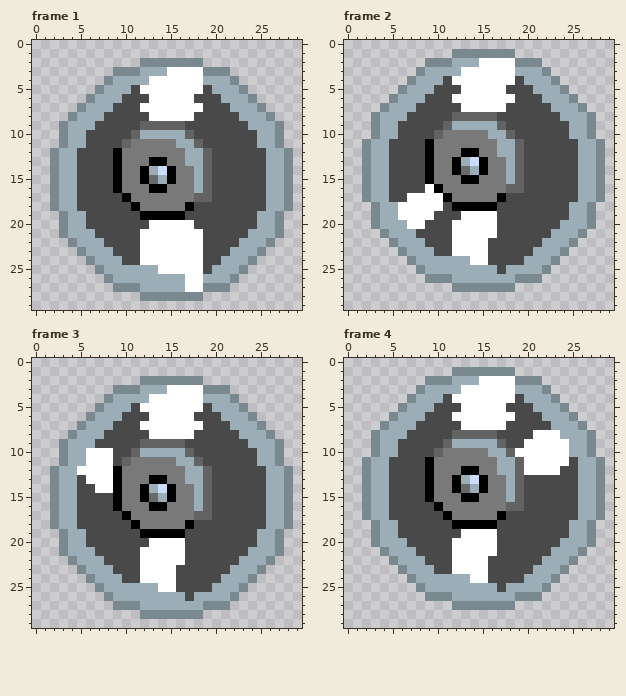
Pixel-art file: Assets/Sprites/buzzsaw.aseprite. Above, as it was before the edit.
30x30 pixels, 6 frames. Shown: frame 1, frame 2, frame 3, frame 4. The commit also changed other frames, which this record leaves out.
Once edited:
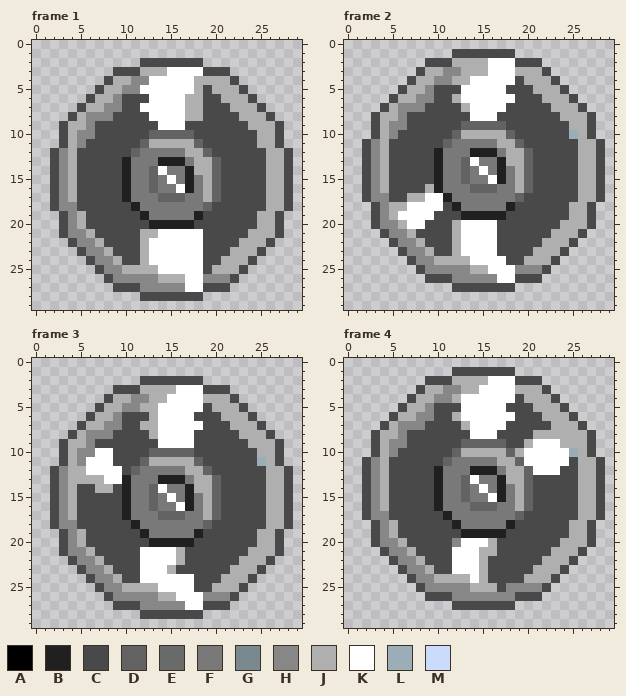
Palette (. is transparent): A #000000  B #202020  C #494949  D #636363  E #696a6a  F #797979  G #7a8890  H #878787  J #afafaf  K #ffffff  L #9badb7  M #cbdbfc
Edits made:
Changed rows in their new state; - is an unchanged pixel.
Frame 1:
first column x 2:
 2 ----------CCCCCCC----------
 3 -------CCCJJJ----CCC-------
 4 ------CJJHH-----JJJJC------
 5 -----CJJHH------J-JJJC-----
 6 ----CJJH-------JJ--JJJC----
 7 ---CJJHH-------JJ---JJJC---
 8 --CJHHH--------JJ----JJJC--
 9 -CJJH-----CCKKK-------JJJC-
10 -CJHH----CCDDDD--------JJC-
11 -CJH----CCDJJJJJ-------JJC-
12 CHJ----CCD-----JJ-------JJC
13 CHJ----CB--FBBBFJJD-----JJC
14 CHJ----CB-FDKF-BJJD-----JJC
15 CHJ----CB-FDFK-BFJD-----JJC
16 CHJ----CB--DF-KBFJD-----JJC
17 CHJ-----B---DDD-FJD-----JJC
18 CHH------B-----FFD------JJC
19 -CHJ------BFFFFFB------JJC-
20 -CHJ-------BBBBB-------JJC-
21 -CHHJ-----JJ----------JJJC-
22 --CHHJ----J----------JJJC--
23 ---CHHJ---J---------JJJC---
24 ----CHHJ--J--------JJJC----
25 -----CHHJJJJ------JJJC-----
26 ------CHHHHHJJJ--HHHC------
27 -------CCCHHHHH--CCC-------
28 ----------CCCCCCC----------
Frame 2:
first column x 2:
 1 ----------CCCCCCC----------
 2 -------CCCJJJJ---CCC-------
 3 ------CJJHHJJJ---JJJC------
 4 -----CJJHHJJ------JJJC-----
 5 ----CJJH-----------JJJC----
 6 ---CJJHH--J---------JJJC---
 7 --CJHHH----J---------JJJC--
 8 -CJJH-----CCKKK-------JJJC-
 9 -CJHH----CCDDDD--------JJC-
10 -CJH----CCDJJJJJ--------JC-
11 CHJ----CCD-----JJ-------JJC
12 CHJ----CB--FBBBFJJD-----JJC
13 CHJ----CB-FDKF-BJJD-----JJC
14 CHJ----CB-FDFK-BFJD-----JJC
15 CHJ----CB--DF-KBFJD-----JJC
16 CHJ----JB---DDD-FJD-----JJC
17 CHH--JJ--B-----FFD------JJC
18 -CHJJ-----BFFFFFB------JJC-
19 -CHJ-------BBBBB-------JJC-
20 -CHHJ-----J-----------JJJC-
21 --CHHJ----J----------JJJC--
22 ---CHHJ---J---K-----JJJC---
23 ----CHHJ--J---K----JJJC----
24 -----CHHJJJJ--KK--JJJC-----
25 ------CHHHHHJJKKKHHHC------
26 -------CCCHHHHHKKCCC-------
27 ----------CCCCCCC----------
Frame 3:
first column x 2:
 2 ----------CCCCCCC----------
 3 -------CCCJJJJ---CCC-------
 4 ------CJJHHJJ----JJJC------
 5 -----CJJHHJJ------JJJC-----
 6 ----CJJH---J-------JJJC----
 7 ---CJJHH--JJ--------JJJC---
 8 --CJHHH----J---------JJJC--
 9 -CJJH-----CCKKKK------JJJC-
10 -CJHH----CCDDDD--------JJC-
11 -CJH----CCDJJJJJ--------JC-
12 CHJJ---KCD-----JJ-------JJC
13 CHJJJJ-KB--FBBBFJJD-----JJC
14 CHJ--JJCB-FDKF-BJJD-----JJC
15 CHJ----CB-FDFK-BFJD-----JJC
16 CHJ----CB--DF-KBFJD-----JJC
17 CHJ-----B---DDD-FJD-----JJC
18 CHH------B-----FFD------JJC
19 -CHJ------BFFFFFB------JJC-
20 -CHJ-------BBBBB-------JJC-
21 -CHHJ---------J-------JJJC-
22 --CHHJ--------J------JJJC--
23 ---CHHJ------J------JJJC---
24 ----CHHJ------KK---JJJC----
25 -----CHHJJJJ--KK--JJJC-----
26 ------CHHHHHJJKKKHHHC------
27 -------CCCHHHHHKKCCC-------
28 ----------CCCCCCC----------
Frame 4:
first column x 2:
 1 ----------CCCCCCC----------
 2 -------CCCJJJJ---CCC-------
 3 ------CJJHHJJ----JJJC------
 4 -----CJJHHJ-------JJJC-----
 5 ----CJJH-----------JJJC----
 6 ---CJJHH--J---------JJJC---
 7 --CJHHH----J---------JJJC--
 8 -CJJH-----CCKKK----JJJJJJC-
 9 -CJHH----CCDDDD---J---JJJC-
10 -CJH----CCDJJJJJ-J------JC-
11 CHJ----CCD-----JJ-------JJC
12 CHJ----CB--FBBBFJJD-----JJC
13 CHJ----CB-FDKF-BJJD-----JJC
14 CHJ----CB-FDFK-BFJD-----JJC
15 CHJ----CB--DF-KBFJD-----JJC
16 CHJ-----B---DDD-FJD-----JJC
17 CHH------B-----FFD------JJC
18 -CHJ------BFFFFFB------JJC-
19 -CHJ-------BBBBB-------JJC-
20 -CHHJ-----H---J-------JJJC-
21 --CHHJ-------JJ------JJJC--
22 ---CHHJ------J------JJJC---
23 ----CHHJ-----J-----JJJC----
24 -----CHHJJJJ-J----JJJC-----
25 ------CHHHHHJJJ-HHHHC------
26 -------CCCHHHHHHHCCC-------
27 ----------CCCCCCC----------
